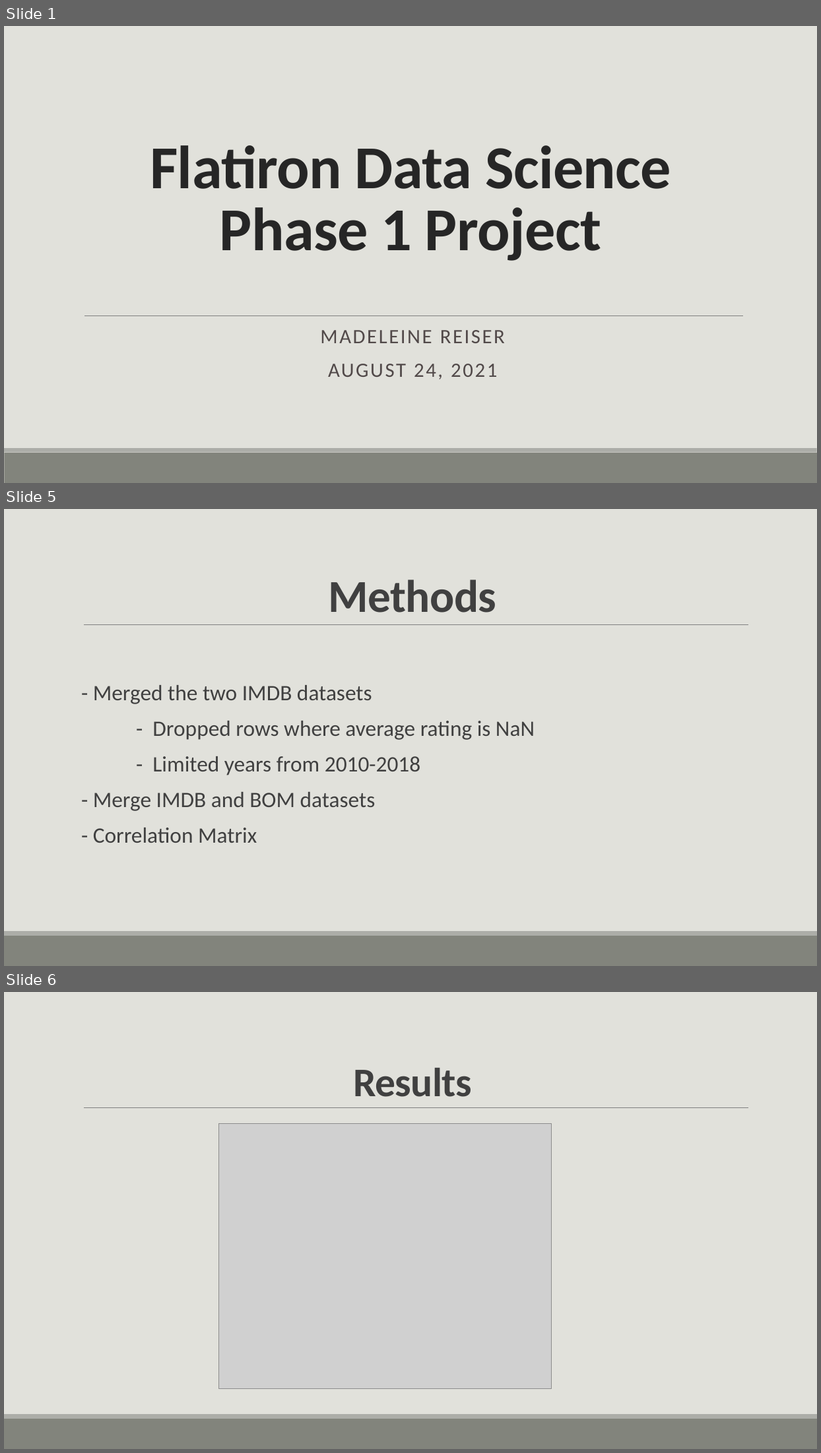
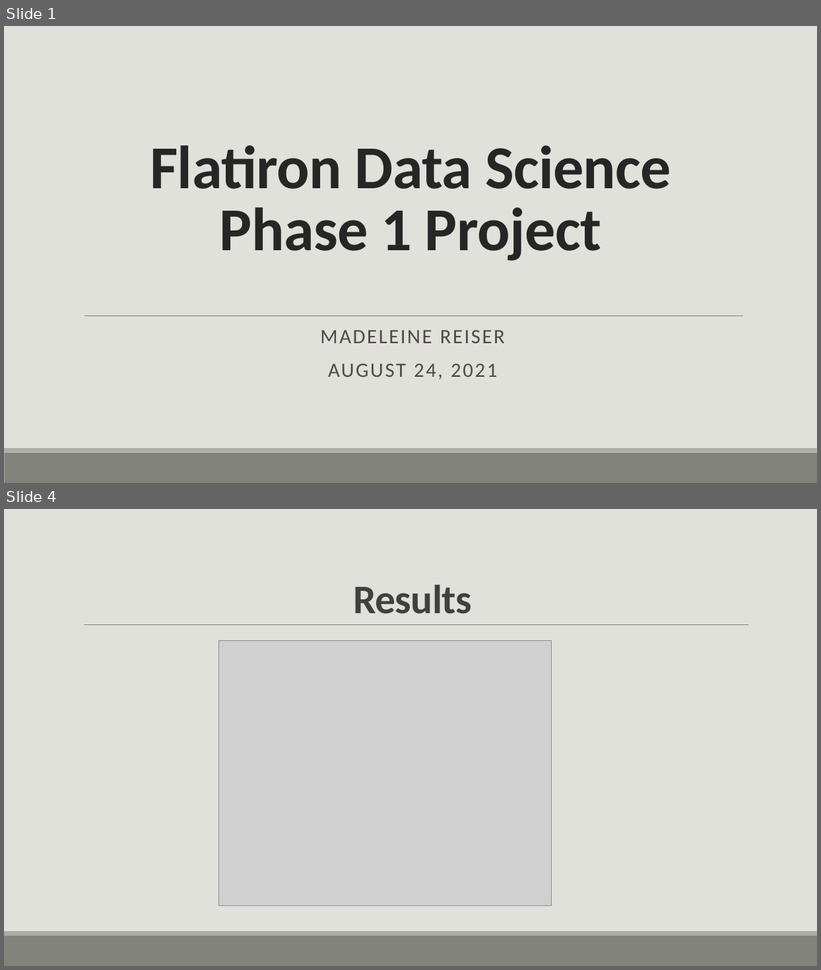
Before and after one commit to turtleduck18/phase-1-project, a slide deck: Flatiron Data Science Phase 1 Project.pptx. Shown one above the other, each under a label of ours: slides 1, 5 and 6 before the commit, slides 1 and 4 after it; the slides between them are not shown. The pictures are 821x1453 and 821x970 pixels, drawn with LibreOffice and Linux fonts; fonts in the diff are those of the drawing; grey boxes stand for pictures. Boxes give left, top, right and bottom in pixels: in the first picture for what was removed or moved away, otherwise in the second. Text is boxed around its words. In the diff, an @@ line names an element or a change of style, - is before the commit and + after.

```diff
--- a/Flatiron Data Science Phase 1 Project.pptx
+++ b/Flatiron Data Science Phase 1 Project.pptx
@@ slide 5 removed at (4, 509, 817, 966), background #E1E1DB; not listed: 3 template elements that a slide beside it also shows @@
@@ title removed at (329, 580, 496, 613) @@
-Methods
@@ text removed at (93, 685, 535, 843) @@
-  - Merged the two IMDB datasets
-- Dropped rows where average rating is NaN
-- Limited years from 2010-2018
-  - Merge IMDB and BOM datasets
-  - Correlation Matrix
@@ what was slide 6 is now slide 4 @@
```
Also in this commit, not shown: 3 slides changed, 3 slides added, 7 other slides removed, 20 other files.
